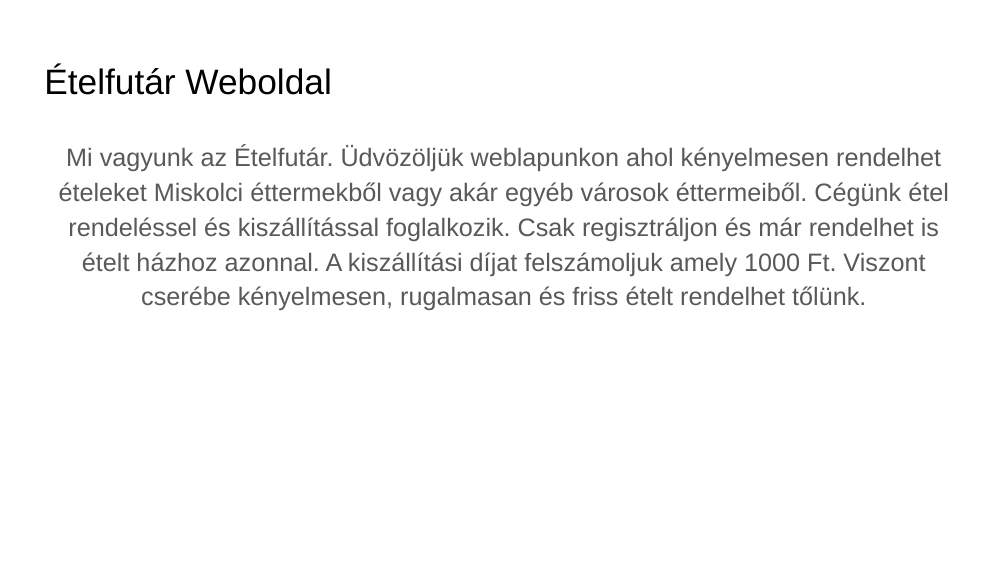
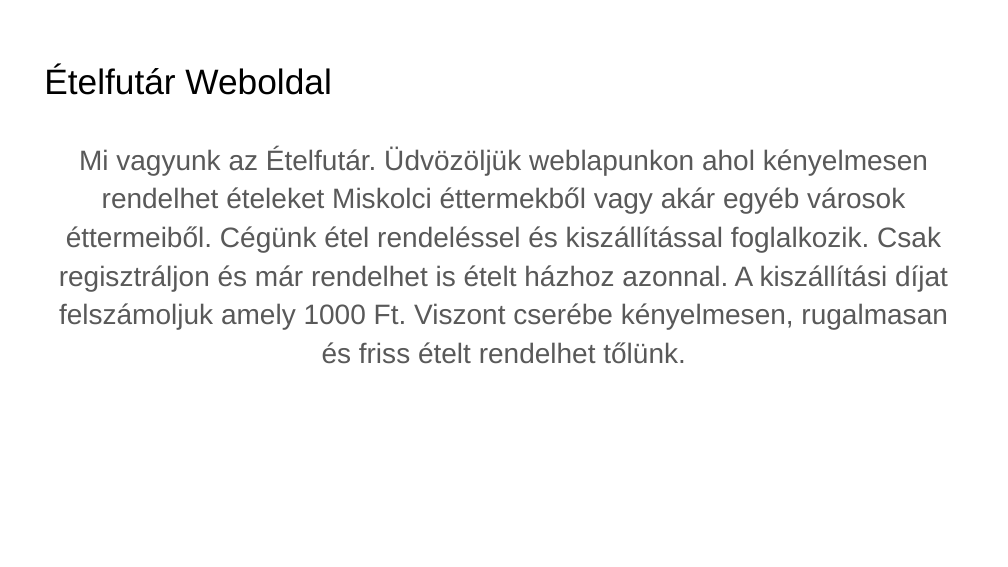
Before and after one commit to kirschg/-telfut-r, a slide deck: slide 2 of etelfutar_ppt_uj.pptx. Drawn at 1008x567 pixels with LibreOffice and Linux fonts; fonts in the diff are those of the drawing; background and template pictures are left out. Boxes give left, top, right and bottom in pixels: in the first picture for what was removed or moved away, otherwise in the second. Text is boxed around its words. In the diff, an @@ line names an element or a change of style, - is before the commit and + after.

Commit message:
Power Point Bemutató frissítve

```diff
--- a/etelfutar_ppt_uj.pptx
+++ b/etelfutar_ppt_uj.pptx
@@ text "Mi vagyunk az Ételfutár. Üdvözöljük ..." at <box>59,148,948,364</box>: size 18 to 20 pt @@
```
Also in this commit, not shown: 1 other slide changed, 2 slides added.
